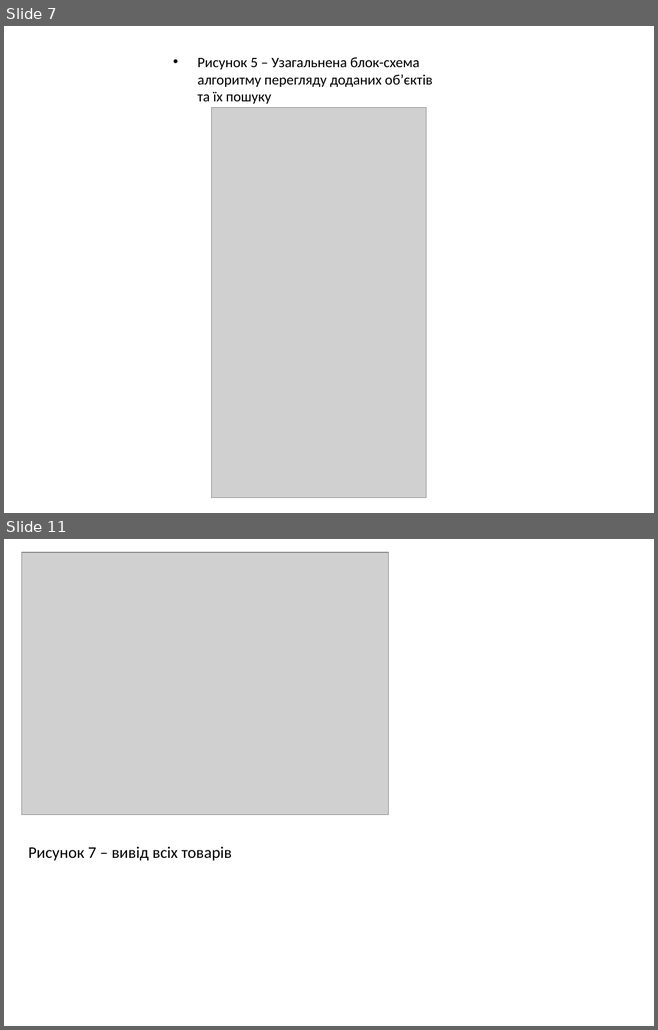
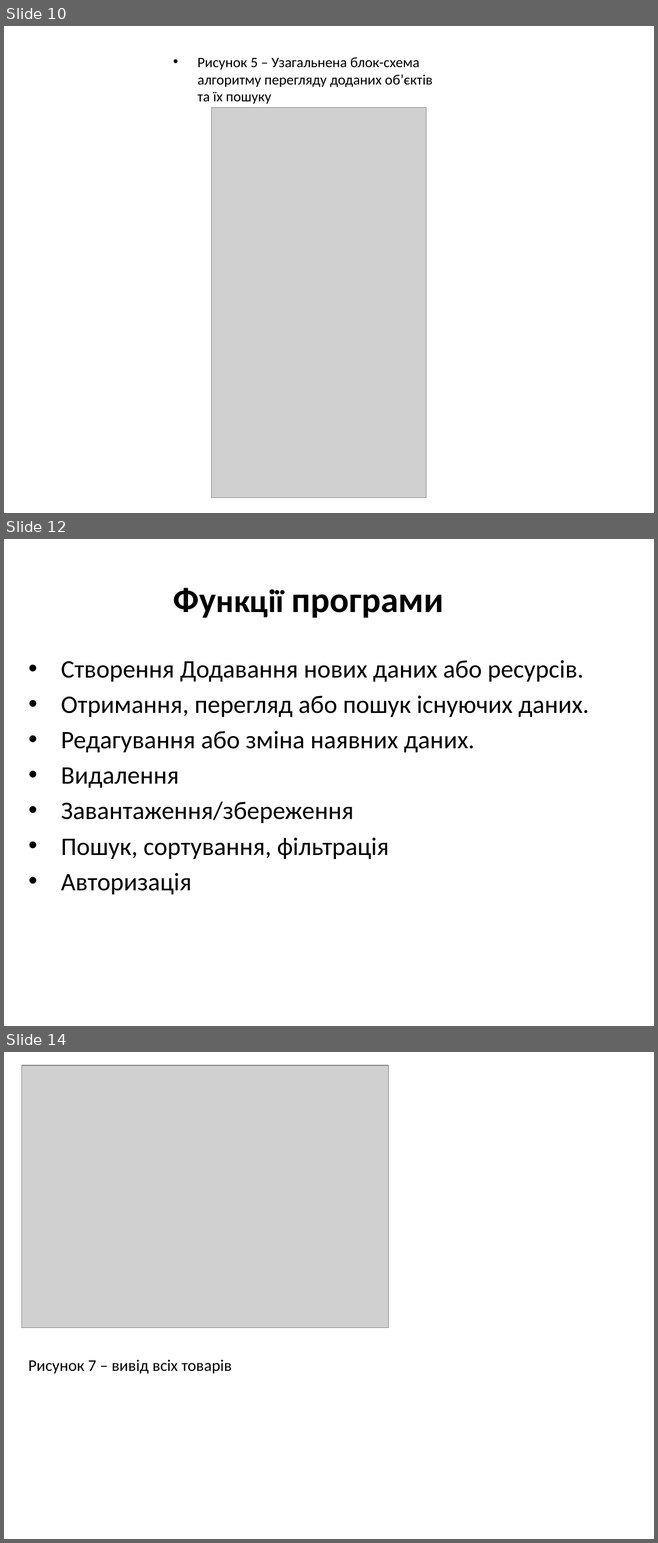
Before and after one commit to maksimkir/Kursova, a slide deck: documentation/Презентація.pptx. Shown one above the other, each under a label of ours: slides 7 and 11 before the commit, slides 10, 12 and 14 after it; the slides between them are not shown. The pictures are 658x1030 and 658x1543 pixels, drawn with LibreOffice and Linux fonts; fonts in the diff are those of the drawing; grey boxes stand for pictures. Boxes give left, top, right and bottom in pixels: in the first picture for what was removed or moved away, otherwise in the second. Text is boxed around its words. In the diff, an @@ line names an element or a change of style, - is before the commit and + after.

```diff
--- a/documentation/Презентація.pptx
+++ b/documentation/Презентація.pptx
@@ slide 12 added at [4, 539, 654, 1026], background #FFFFFF @@
@@ title added at [291, 594, 443, 618], 39.6 pt, text #000000, bold @@
+Функції програми
@@ subtitle added at [61, 660, 589, 859], 28 pt, text #000000 @@
+• Створення Додавання нових даних або ресурсів.
+• Отримання, перегляд або пошук існуючих даних.
+• Редагування або зміна наявних даних.
+• Видалення
+• Завантаження/збереження
+• Пошук, сортування, фільтрація
+• Авторизація
@@ what was slide 7 is now slide 10 @@
@@ what was slide 11 is now slide 14 @@
```
Also in this commit, not shown: 5 slides changed, 5 other slides added, 3 slides removed, 2 other files.
